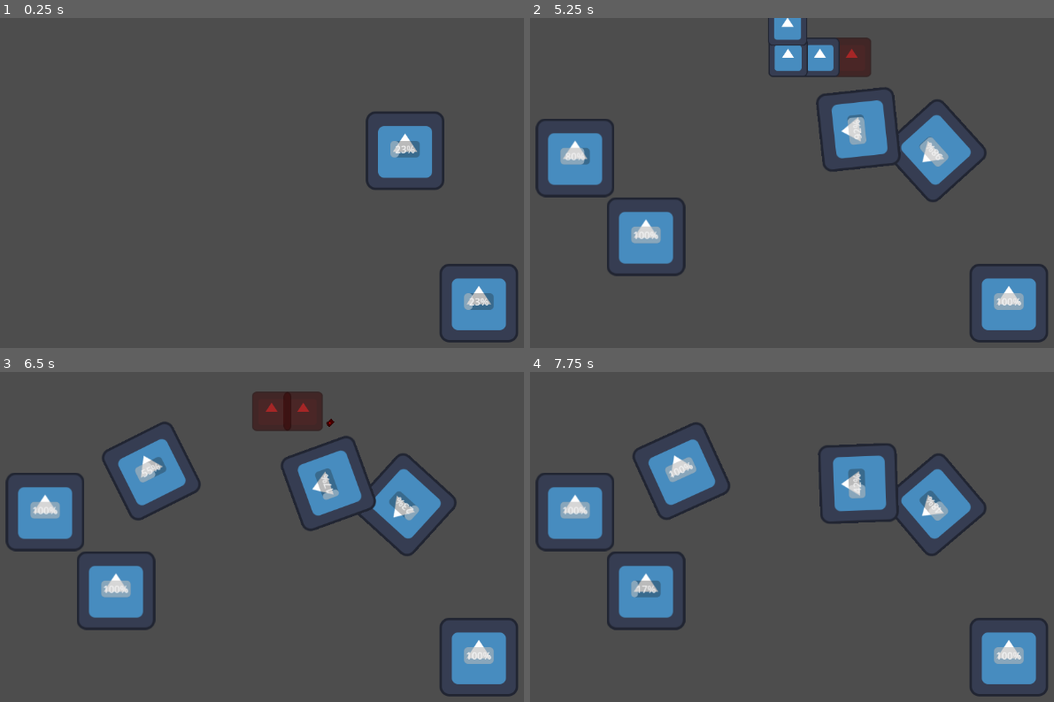
Above: before the commit, frames 1-4 (two rows, left to right).
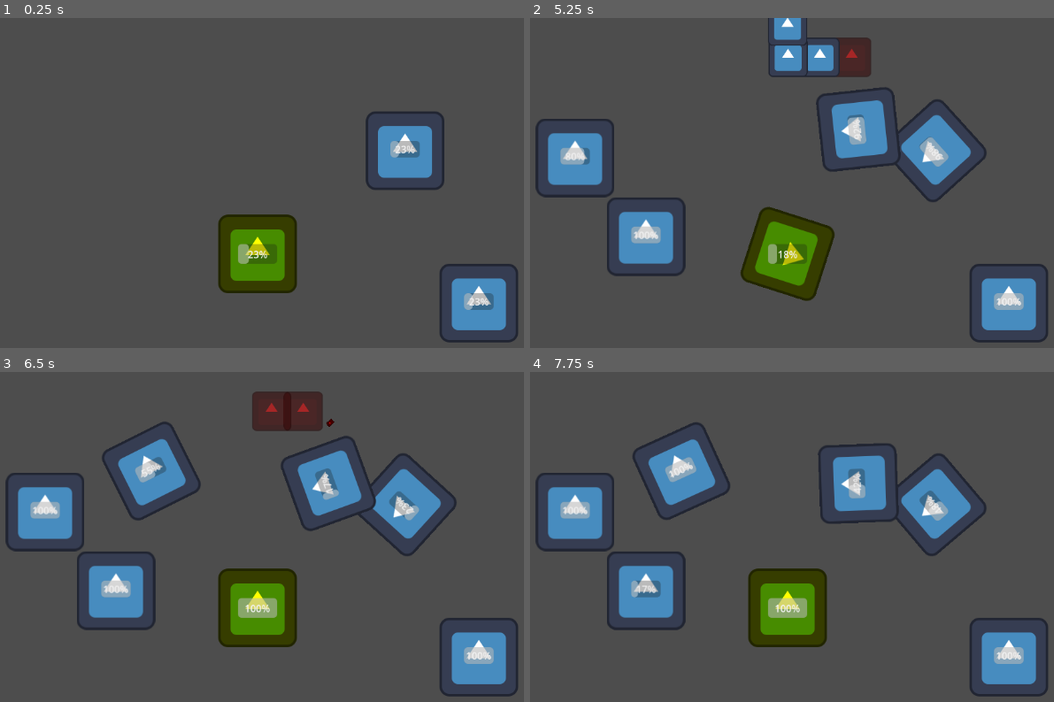
Above: after the commit, the same moments.

Repository: wickidie/SpinTD
Game: Godot game, scene res://cricle_map.tscn
The game is run twice, just before and just after one commit, with the same random seed, the same clock (stepped at 60 frames per second) and the same inputs. The engine's default icon, where the game draws it, is replaced by a stand-in: a white triangle on a blue panel in a dark square.
Inputs (mouse positions are in pixels of both pictures, inside the frame that each line leads up to):
- Up to frame 1 (0.25 s): no input
- Up to frame 2 (5.25 s): tap Enter at 0.5 s; move the mouse to (943, 196) at 0.52 s; hold 1 (1) 0.53-1.28 s; click (943, 196) at 0.8 s; move the mouse to (645, 235) at 1.27 s; click (645, 235) at 1.35 s; tap 1 (1) at 1.55, 3.05, 4.35 s; move the mouse to (860, 130) at 2.02 s; hold 1 (1) 2.03-2.78 s; click (860, 130) at 2.3 s; move the mouse to (750, 295) at 2.77 s; click (750, 295) at 2.85 s; move the mouse to (1001, 275) at 3.52 s; hold Right mouse button (RMB) 3.53-4.28 s; click (1001, 275) at 3.8 s; move the mouse to (577, 156) at 4.27 s; click (577, 156) at 4.42 s; move the mouse to (823, 216) at 5.02 s; press the mouse at (823, 216) at 5.03 s
- Up to frame 3 (6.5 s): move the mouse to (151, 471) at 5.77 s; release the mouse at (151, 471) at 5.78 s; tap 1 (1) at 5.85 s; click (151, 471) at 5.92 s
- Up to frame 4 (7.75 s): move the mouse to (943, 550) at 6.52 s; press the mouse at (943, 550) at 6.53 s; move the mouse to (645, 589) at 7.27 s; release the mouse at (645, 589) at 7.28 s; right-click (645, 589) at 7.35 s; click (645, 589) at 7.42 s; tap 1 (1) at 7.55 s

The runs differ from the first frame. In frame 1, 3.6% of the frame differs, in the area x 41-57%, y 59-84%; in frame 2, 3.6%; in frame 3, 3.6%; in frame 4, 3.6%.

Commit message:
spin that money

Diff:
--- a/cricle_map.tscn
+++ b/cricle_map.tscn
@@ -1,8 +1,9 @@
-[gd_scene load_steps=5 format=3 uid="uid://ghrc36g4j2by"]
+[gd_scene load_steps=6 format=3 uid="uid://ghrc36g4j2by"]
 
 [ext_resource type="Script" path="res://cricle_map.gd" id="1_wa886"]
 [ext_resource type="PackedScene" uid="uid://dnoc8l6gk82ee" path="res://player/player.tscn" id="2_g4qoe"]
 [ext_resource type="PackedScene" uid="uid://gah0tyr0hid2" path="res://tower/test_tower.tscn" id="3_wdhi4"]
+[ext_resource type="PackedScene" uid="uid://do75tovfr1fr8" path="res://spinner/spinner.tscn" id="4_403tx"]
 
 [sub_resource type="Curve2D" id="Curve2D_yqjoy"]
 _data = {
@@ -35,4 +36,7 @@
 [node name="TestTower2" parent="." instance=ExtResource("3_wdhi4")]
 position = Vector2(936, 464)
 
+[node name="Spinner" parent="." instance=ExtResource("4_403tx")]
+position = Vector2(576, 384)
+
 [connection signal="timeout" from="WaveInterval" to="." method="_on_wave_interval_timeout"]
--- /dev/null
+++ b/spinner/spinner.gd
@@ -0,0 +1,74 @@
+extends Node2D
+
+@onready var cooldown = $Cooldown
+@onready var progress_bar = $ProgressBar
+@onready var animation_player = $AnimationPlayer
+@onready var sfx_spin = $SfxSpin
+@onready var sfx_jackpot = $SfxJackpot
+
+var loot_table: Dictionary = {
+	"large_gold" : {
+		"weight" : 1,
+		"amount" : 100
+	},
+	"medium_gold" : {
+		"weight" : 3,
+		"amount" : 30
+	},
+	"small_gold" : {
+		"weight" : 6,
+		"amount" : 10
+	}
+}
+
+var can_spin: bool
+var has_cooldown: bool
+var loot_keys: Array
+var cumulative_weight: float
+
+func _ready():
+	has_cooldown = true
+	load_table()
+	progress_bar.max_value = cooldown.wait_time
+	cooldown.start()
+	pass
+
+func _process(delta):
+	progress_bar.value = cooldown.wait_time - cooldown.time_left
+	pass
+
+func load_table():
+	loot_keys = loot_table.keys()
+	for i in range(loot_table.size()):
+		cumulative_weight += loot_table[loot_keys[i]]["weight"]
+	print("Cumulative Weight : ", cumulative_weight)
+
+func roll():
+	sfx_spin.play()
+	animation_player.play("spinner_spinning")
+	can_spin = false
+	cooldown.start()
+	var roll = randi_range(1, cumulative_weight)
+	print("\nRoll : ", roll)
+	for i in range(loot_table.size()):
+		if (roll <= loot_table[loot_keys[i]]["weight"]):
+			print(loot_keys[i], " ", loot_table[loot_keys[i]]["amount"])
+			prize_audio(i)
+			return
+		else:
+			roll -= loot_table[loot_keys[i]]["weight"]
+
+func prize_audio(i: int):
+	if (i == 0):
+		sfx_jackpot.play()
+
+func _on_area_2d_input_event(viewport, event, shape_idx):
+	if (Input.is_action_pressed("LMB") and (can_spin or not has_cooldown)):
+		roll()
+		#print("Spin")
+	pass # Replace with function body.
+
+func _on_cooldown_timeout():
+	cooldown.stop()
+	can_spin = true;
+	pass # Replace with function body.
--- /dev/null
+++ b/spinner/spinner.tscn
@@ -0,0 +1,80 @@
+[gd_scene load_steps=9 format=3 uid="uid://do75tovfr1fr8"]
+
+[ext_resource type="Script" path="res://spinner/spinner.gd" id="1_h18x4"]
+[ext_resource type="Texture2D" uid="uid://bsr6j0m6a1m2g" path="res://icon.svg" id="1_m2qdv"]
+[ext_resource type="AudioStream" uid="uid://ddndmlylxyrcw" path="res://spinner/generic-ka-ching.mp3" id="3_i5aqv"]
+[ext_resource type="AudioStream" uid="uid://cf8cbup7wofo0" path="res://spinner/money_2.mp3" id="4_sbrbf"]
+
+[sub_resource type="RectangleShape2D" id="RectangleShape2D_1055m"]
+size = Vector2(128, 128)
+
+[sub_resource type="Animation" id="Animation_q2bh0"]
+resource_name = "spinner_spinning"
+tracks/0/type = "value"
+tracks/0/imported = false
+tracks/0/enabled = true
+tracks/0/path = NodePath("Sprite2D:rotation")
+tracks/0/interp = 1
+tracks/0/loop_wrap = true
+tracks/0/keys = {
+"times": PackedFloat32Array(0, 0.5, 1),
+"transitions": PackedFloat32Array(0.5, 2, 1),
+"update": 0,
+"values": [0.0, 3.14159, 6.28319]
+}
+
+[sub_resource type="Animation" id="Animation_bwtup"]
+length = 0.001
+tracks/0/type = "value"
+tracks/0/imported = false
+tracks/0/enabled = true
+tracks/0/path = NodePath("Sprite2D:rotation")
+tracks/0/interp = 1
+tracks/0/loop_wrap = true
+tracks/0/keys = {
+"times": PackedFloat32Array(0),
+"transitions": PackedFloat32Array(1),
+"update": 0,
+"values": [0.0]
+}
+
+[sub_resource type="AnimationLibrary" id="AnimationLibrary_hq8fb"]
+_data = {
+"RESET": SubResource("Animation_bwtup"),
+"spinner_spinning": SubResource("Animation_q2bh0")
+}
+
+[node name="Spinner" type="Node2D"]
+script = ExtResource("1_h18x4")
+
+[node name="Area2D" type="Area2D" parent="."]
+
+[node name="CollisionShape2D" type="CollisionShape2D" parent="Area2D"]
+shape = SubResource("RectangleShape2D_1055m")
+
+[node name="Sprite2D" type="Sprite2D" parent="."]
+modulate = Color(1, 1, 0, 1)
+texture = ExtResource("1_m2qdv")
+
+[node name="Cooldown" type="Timer" parent="."]
+
+[node name="ProgressBar" type="ProgressBar" parent="."]
+offset_left = -32.0
+offset_top = -16.0
+offset_right = 32.0
+offset_bottom = 16.0
+mouse_filter = 2
+
+[node name="AnimationPlayer" type="AnimationPlayer" parent="."]
+libraries = {
+"": SubResource("AnimationLibrary_hq8fb")
+}
+
+[node name="SfxSpin" type="AudioStreamPlayer2D" parent="."]
+stream = ExtResource("3_i5aqv")
+
+[node name="SfxJackpot" type="AudioStreamPlayer2D" parent="."]
+stream = ExtResource("4_sbrbf")
+
+[connection signal="input_event" from="Area2D" to="." method="_on_area_2d_input_event"]
+[connection signal="timeout" from="Cooldown" to="." method="_on_cooldown_timeout"]
--- a/tower/test_tower.gd
+++ b/tower/test_tower.gd
@@ -27,8 +27,11 @@
 	timer.start()
 	pass
 
+func _process(delta):
+	reload_bar.value = timer.wait_time - timer.time_left
+	pass
+
 func _physics_process(delta: float) -> void:
-	reload_bar.value = timer.wait_time - timer.time_left
 	set_target()
 	pass
 
Not shown, added: spinner/generic-ka-ching.mp3.import
Not shown, added: spinner/money_2.mp3.import
Not shown, added: spinner/generic-ka-ching.mp3
Not shown, added: spinner/money_2.mp3
